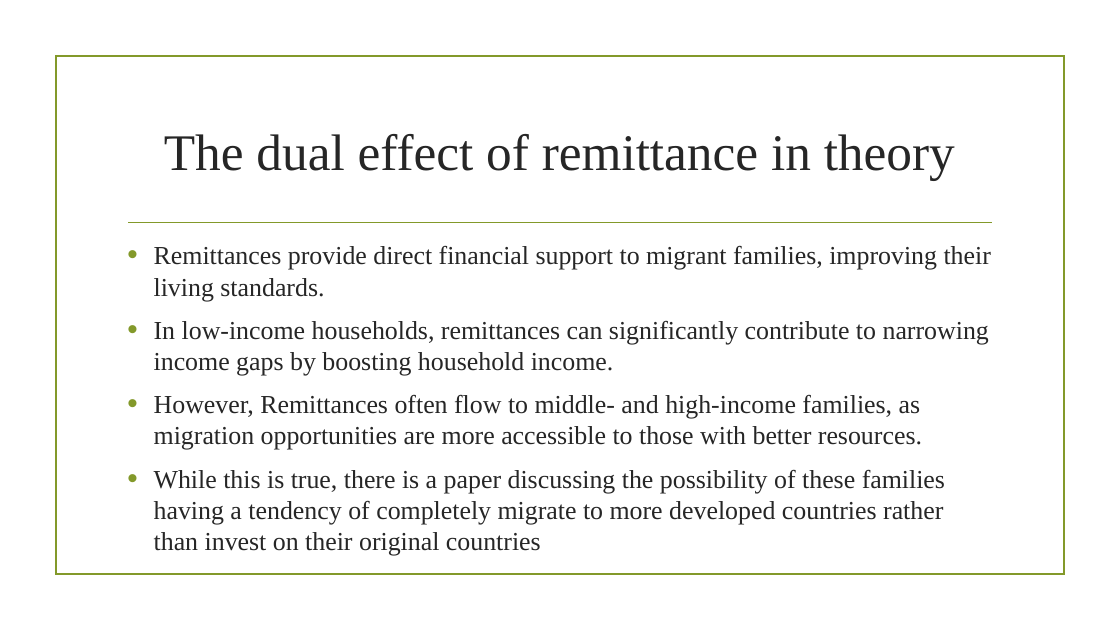
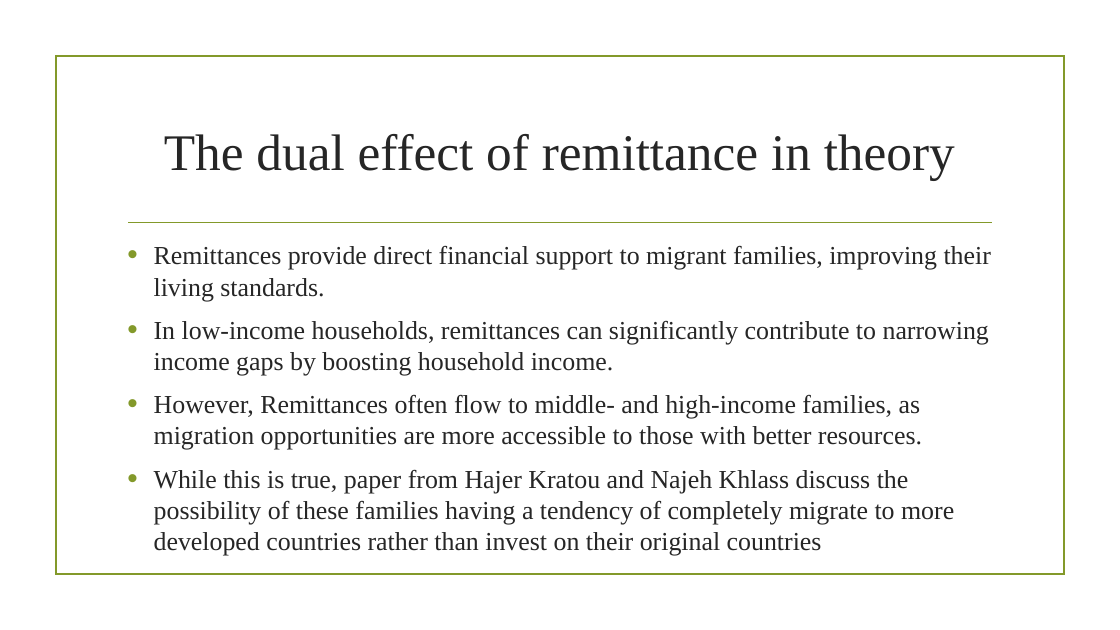
Before and after one commit to HYL7/ECON456-Thesis-Heyang_Liu, a slide deck: slide 3 of presentations/Topic Proposal Presentation.pptx. Drawn at 1120x630 pixels with LibreOffice and Linux fonts; fonts in the diff are those of the drawing; background and template pictures are left out. Boxes give left, top, right and bottom in pixels: in the first picture for what was removed or moved away, otherwise in the second. Text is boxed around its words. In the diff, an @@ line names an element or a change of style, - is before the commit and + after.

```diff
--- a/presentations/Topic Proposal Presentation.pptx
+++ b/presentations/Topic Proposal Presentation.pptx
@@ text at bbox=[154, 469, 954, 556]: text changed @@
-• While this is true, there is a paper discussing the possibility of these families having a tendency of completely migrate to more developed countries rather than invest on their original countries
+• While this is true, paper from Hajer Kratou and Najeh Khlass discuss the possibility of these families having a tendency of completely migrate to more developed countries rather than invest on their original countries
```
Also in this commit, not shown: 3 other slides changed, 1 slide added, 1 other file.
